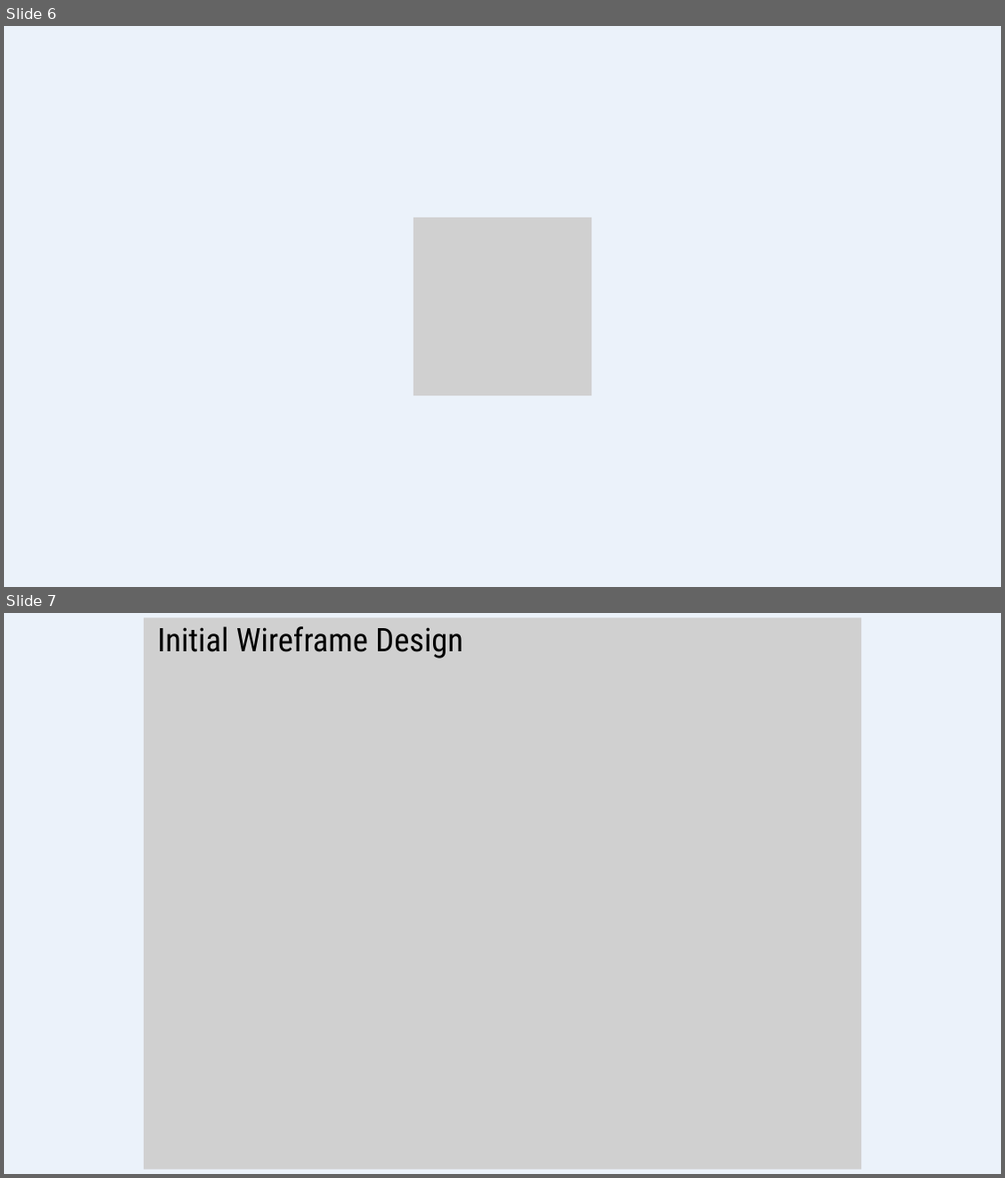
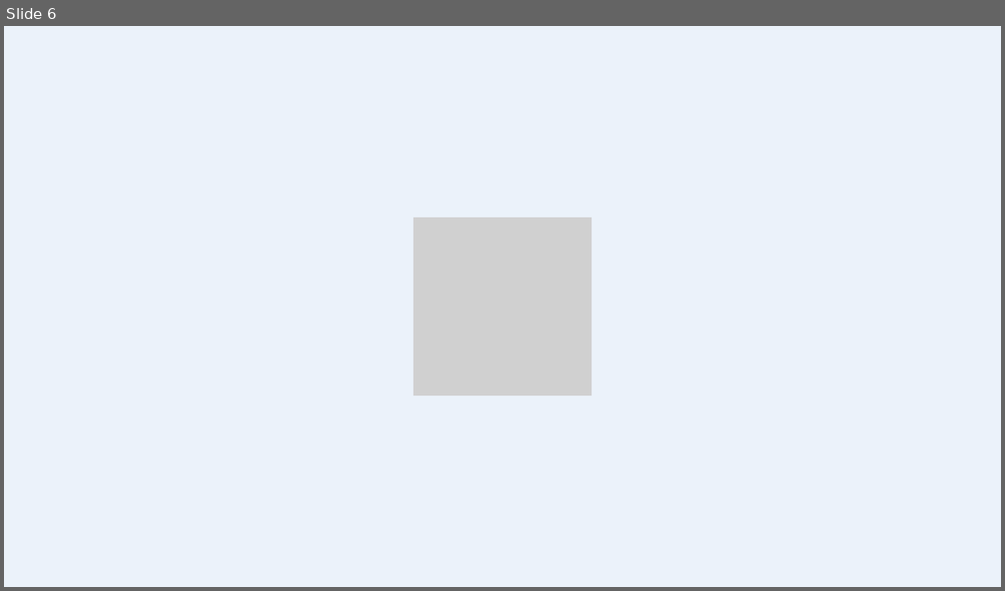
Before and after one commit to barath37/one-on-one-learning, a slide deck: Presentation/NIT Trichy Hackathon 1.pptx. Shown one above the other, each under a label of ours: slides 6 and 7 before the commit, slide 6 after it. The pictures are 1005x1178 and 1005x591 pixels, drawn with LibreOffice and Linux fonts; fonts in the diff are those of the drawing; grey boxes stand for pictures. Boxes give left, top, right and bottom in pixels: in the first picture for what was removed or moved away, otherwise in the second. Text is boxed around its words. In the diff, an @@ line names an element or a change of style, - is before the commit and + after.

```diff
--- a/Presentation/NIT Trichy Hackathon 1.pptx
+++ b/Presentation/NIT Trichy Hackathon 1.pptx
@@ slide 7 removed at (4, 613, 1001, 1174), background #EBF2FA @@
@@ picture removed at (144, 618, 861, 1169) @@
@@ text removed at (157, 626, 463, 658) @@
-Initial Wireframe Design
```
Also in this commit, not shown: 8 other slides removed, 1 other file.
